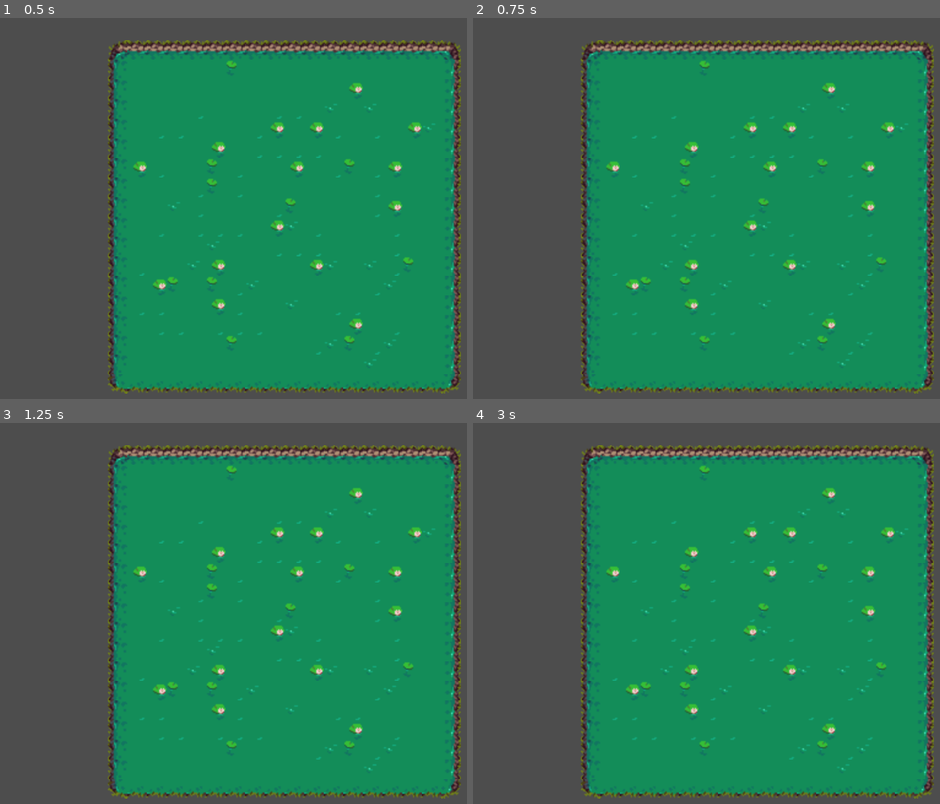
Above: before the commit, frames 1-4 (two rows, left to right).
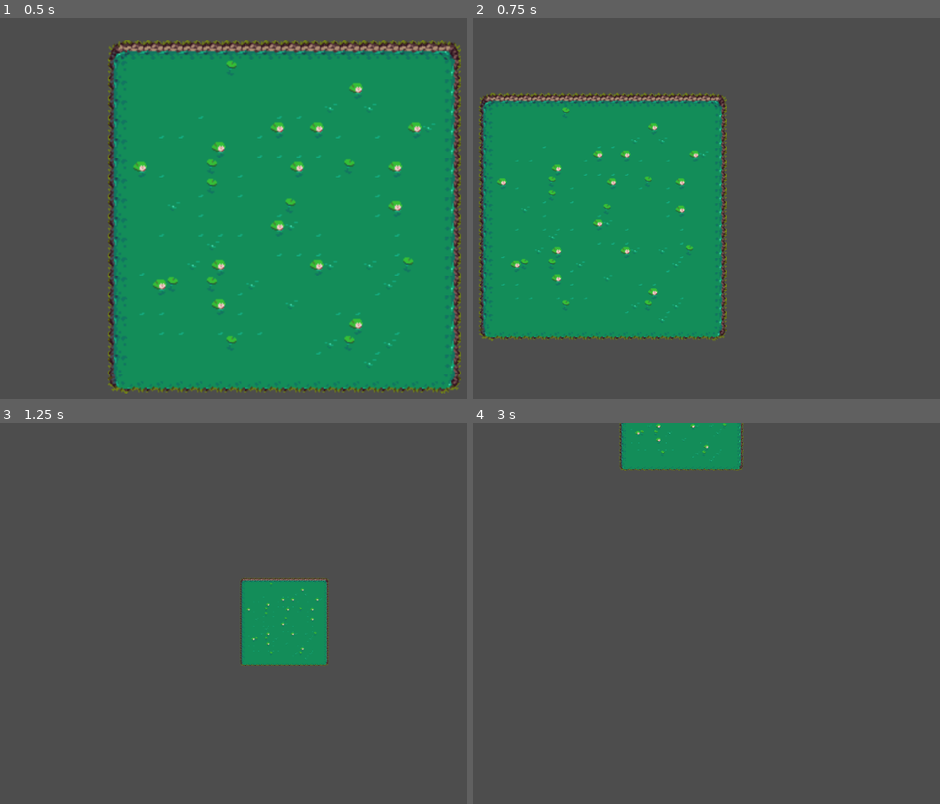
Above: after the commit, the same moments.

Repository: Benji4021/Civitas
Game: Godot game, scene res://Szenen/Test.tscn
Same seed, same stepped clock (60 frames per second), same inputs: the game is played once before the commit and once after it.
Inputs (mouse positions are in pixels of both pictures, inside the frame that each line leads up to):
- Up to frame 1 (0.5 s): no input
- Up to frame 2 (0.75 s): tap Enter at 0.5 s; move the mouse to (911, 197) at 0.52 s; hold D (right, bound only after the commit) from 0.53 s (still down); hold Mouse wheel up (zoom_in, bound only after the commit) from 0.53 s (still down)
- Up to frame 3 (1.25 s): keep holding D (right, bound only after the commit); keep holding Mouse wheel up (zoom_in, bound only after the commit); tap Mouse wheel down (zoom_out, bound only after the commit) at 0.8 s
- Up to frame 4 (3 s): move the mouse to (617, 640) at 1.27 s; release D (right, bound only after the commit) at 1.28 s; release Mouse wheel up (zoom_in, bound only after the commit) at 1.28 s; hold S (down, bound only after the commit) 1.28-2.03 s; tap Mouse wheel down (zoom_out, bound only after the commit) at 1.35, 2.3, 2.85 s; tap Mouse wheel up (zoom_in, bound only after the commit) at 1.55 s; tap Space at 2 s; move the mouse to (827, 533) at 2.02 s; hold D (right, bound only after the commit) 2.03-2.78 s; hold Mouse wheel up (zoom_in, bound only after the commit) 2.03-2.78 s; tap Enter at 2.75 s; move the mouse to (720, 701) at 2.77 s; hold W (up, bound only after the commit) from 2.78 s (still down)

Frame 1 is identical in both runs. In frame 2, 66% of the frame differs, in the area x 1-99%, y 5-99%; in frame 3, 64%; in frame 4, 69%, in the area x 23-99%, y 0-99%.

Commit message:
Free cam movement mit zoom
wasd und pfeiltasten movement
zoom mit mausrad oder q und e

Diff:
--- a/civitas/Scripts/camera.gd
+++ b/civitas/Scripts/camera.gd
@@ -1,15 +1,55 @@
 extends Camera2D
 
-@export var move_speed: float = 75.0
+# Bewegung
+@export var move_speed: float = 900.0
+
+# Zoom
+@export var zoom_speed: float = 3.0        # Zoom-Einheiten pro Sekunde
+@export var min_zoom: float = 0.5
+@export var max_zoom: float = 2.0
+
+# Exportierte Grenzen (andere Namen, damit sie die nativen Camera2D-Member nicht überschreiben)
+@export var bounds_left: int = -1000
+@export var bounds_right: int = 1000
+@export var bounds_top: int = -1000
+@export var bounds_bottom: int = 1000
+@export var clamp_to_bounds: bool = true
+
+func _ready():
+	# Diese Kamera aktiv setzen
+	make_current()
+
+	# Falls du Grenzen verwenden willst -> die nativen limit_* Felder setzen
+	if clamp_to_bounds:
+		limit_left = bounds_left
+		limit_right = bounds_right
+		limit_top = bounds_top
+		limit_bottom = bounds_bottom
+
 
 func _physics_process(delta):
-	var input_direction = Vector2(
+	# WASD / Pfeiltasten Bewegung (Input-Actions siehe weiter unten)
+	var input_dir = Vector2(
 		Input.get_action_strength("right") - Input.get_action_strength("left"),
 		Input.get_action_strength("down") - Input.get_action_strength("up")
 	)
+	if input_dir != Vector2.ZERO:
+		input_dir = input_dir.normalized()
+	position += input_dir * move_speed * delta
 
-	# normalize so diagonal isn’t faster
-	if input_direction != Vector2.ZERO:
-		input_direction = input_direction.normalized()
+	# Position innerhalb der Grenzen halten (falls aktiviert)
+	if clamp_to_bounds:
+		position.x = clamp(position.x, limit_left, limit_right)
+		position.y = clamp(position.y, limit_top, limit_bottom)
 
-	position += input_direction * move_speed * delta
+	# Zoom steuern: E rein (zoom_in), Q raus (zoom_out)
+	var new_zoom = zoom
+	if Input.is_action_pressed("zoom_in"):
+		new_zoom -= Vector2.ONE * zoom_speed * delta
+	elif Input.is_action_pressed("zoom_out"):
+		new_zoom += Vector2.ONE * zoom_speed * delta
+
+	# Zoom-Grenzen anwenden
+	new_zoom.x = clamp(new_zoom.x, min_zoom, max_zoom)
+	new_zoom.y = clamp(new_zoom.y, min_zoom, max_zoom)
+	zoom = new_zoom
--- a/civitas/project.godot
+++ b/civitas/project.godot
@@ -17,7 +17,39 @@
 
 [input]
 
+up={
+"deadzone": 0.2,
+"events": [null, Object(InputEventKey,"resource_local_to_scene":false,"resource_name":"","device":-1,"window_id":0,"alt_pressed":false,"shift_pressed":false,"ctrl_pressed":false,"meta_pressed":false,"pressed":false,"keycode":0,"physical_keycode":87,"key_label":0,"unicode":119,"location":0,"echo":false,"script":null)
+, Object(InputEventKey,"resource_local_to_scene":false,"resource_name":"","device":-1,"window_id":0,"alt_pressed":false,"shift_pressed":false,"ctrl_pressed":false,"meta_pressed":false,"pressed":false,"keycode":0,"physical_keycode":4194320,"key_label":0,"unicode":0,"location":0,"echo":false,"script":null)
+]
+}
+down={
+"deadzone": 0.2,
+"events": [Object(InputEventKey,"resource_local_to_scene":false,"resource_name":"","device":-1,"window_id":0,"alt_pressed":false,"shift_pressed":false,"ctrl_pressed":false,"meta_pressed":false,"pressed":false,"keycode":0,"physical_keycode":83,"key_label":0,"unicode":115,"location":0,"echo":false,"script":null)
+, Object(InputEventKey,"resource_local_to_scene":false,"resource_name":"","device":-1,"window_id":0,"alt_pressed":false,"shift_pressed":false,"ctrl_pressed":false,"meta_pressed":false,"pressed":false,"keycode":0,"physical_keycode":4194322,"key_label":0,"unicode":0,"location":0,"echo":false,"script":null)
+]
+}
 left={
 "deadzone": 0.2,
-"events": []
+"events": [Object(InputEventKey,"resource_local_to_scene":false,"resource_name":"","device":-1,"window_id":0,"alt_pressed":false,"shift_pressed":false,"ctrl_pressed":false,"meta_pressed":false,"pressed":false,"keycode":0,"physical_keycode":65,"key_label":0,"unicode":97,"location":0,"echo":false,"script":null)
+, Object(InputEventKey,"resource_local_to_scene":false,"resource_name":"","device":-1,"window_id":0,"alt_pressed":false,"shift_pressed":false,"ctrl_pressed":false,"meta_pressed":false,"pressed":false,"keycode":0,"physical_keycode":4194319,"key_label":0,"unicode":0,"location":0,"echo":false,"script":null)
+]
 }
+right={
+"deadzone": 0.2,
+"events": [Object(InputEventKey,"resource_local_to_scene":false,"resource_name":"","device":-1,"window_id":0,"alt_pressed":false,"shift_pressed":false,"ctrl_pressed":false,"meta_pressed":false,"pressed":false,"keycode":0,"physical_keycode":68,"key_label":0,"unicode":100,"location":0,"echo":false,"script":null)
+, Object(InputEventKey,"resource_local_to_scene":false,"resource_name":"","device":-1,"window_id":0,"alt_pressed":false,"shift_pressed":false,"ctrl_pressed":false,"meta_pressed":false,"pressed":false,"keycode":0,"physical_keycode":4194321,"key_label":0,"unicode":0,"location":0,"echo":false,"script":null)
+]
+}
+zoom_in={
+"deadzone": 0.2,
+"events": [Object(InputEventMouseButton,"resource_local_to_scene":false,"resource_name":"","device":-1,"window_id":0,"alt_pressed":false,"shift_pressed":false,"ctrl_pressed":false,"meta_pressed":false,"button_mask":0,"position":Vector2(0, 0),"global_position":Vector2(0, 0),"factor":1.0,"button_index":4,"canceled":false,"pressed":false,"double_click":false,"script":null)
+, Object(InputEventKey,"resource_local_to_scene":false,"resource_name":"","device":-1,"window_id":0,"alt_pressed":false,"shift_pressed":false,"ctrl_pressed":false,"meta_pressed":false,"pressed":false,"keycode":0,"physical_keycode":69,"key_label":0,"unicode":101,"location":0,"echo":false,"script":null)
+]
+}
+zoom_out={
+"deadzone": 0.2,
+"events": [Object(InputEventMouseButton,"resource_local_to_scene":false,"resource_name":"","device":-1,"window_id":0,"alt_pressed":false,"shift_pressed":false,"ctrl_pressed":false,"meta_pressed":false,"button_mask":0,"position":Vector2(0, 0),"global_position":Vector2(0, 0),"factor":1.0,"button_index":5,"canceled":false,"pressed":false,"double_click":false,"script":null)
+, Object(InputEventKey,"resource_local_to_scene":false,"resource_name":"","device":-1,"window_id":0,"alt_pressed":false,"shift_pressed":false,"ctrl_pressed":false,"meta_pressed":false,"pressed":false,"keycode":0,"physical_keycode":81,"key_label":0,"unicode":113,"location":0,"echo":false,"script":null)
+]
+}
